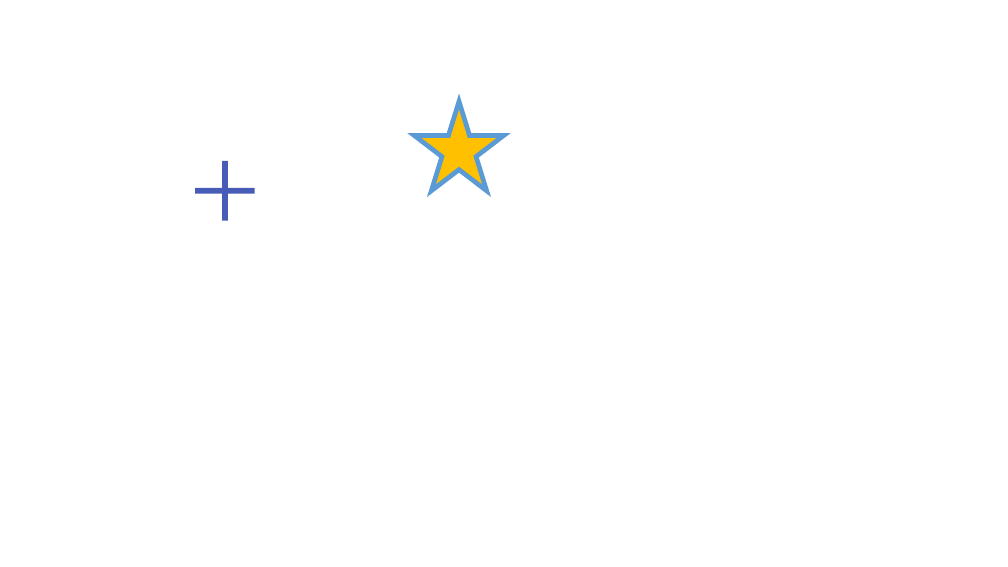
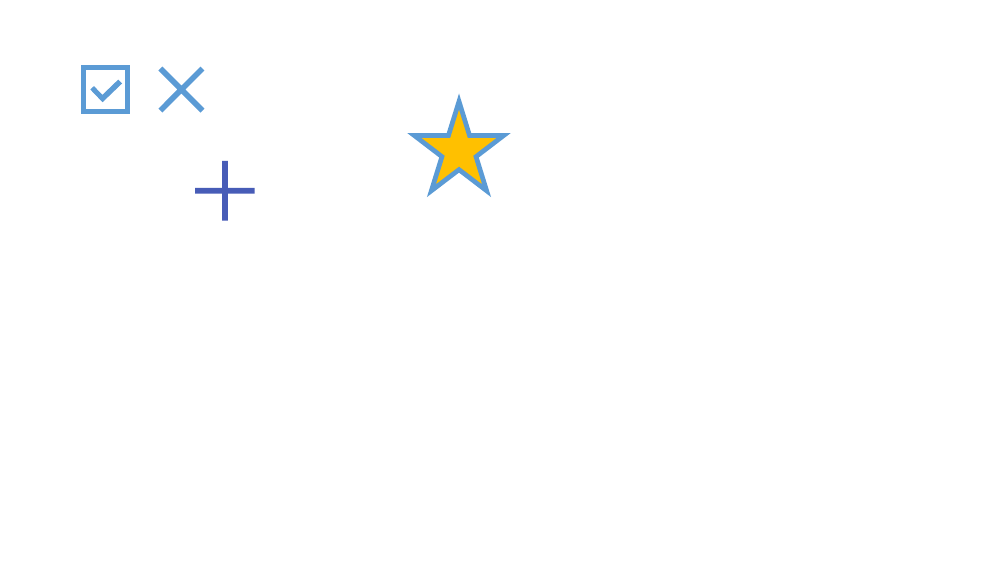
Before and after one commit to AnnaVondrukhova/split-the-check, a slide deck: slide 1 of pics/pics.pptx. Drawn at 1008x567 pixels with LibreOffice and Linux fonts; fonts in the diff are those of the drawing. Boxes give left, top, right and bottom in pixels: in the first picture for what was removed or moved away, otherwise in the second. Text is boxed around its words. In the diff, an @@ line names an element or a change of style, - is before the commit and + after.

```diff
--- a/pics/pics.pptx
+++ b/pics/pics.pptx
@@ plus added at (x1=140, y1=47, x2=224, y2=132), fill #5B9BD5 @@
@@ frame added at (x1=82, y1=66, x2=129, y2=113), fill #5B9BD5, outline #5B9BD5 1 pt @@
@@ corner added at (x1=91, y1=72, x2=121, y2=102), fill #5B9BD5, outline #5B9BD5 1 pt @@
```
Also in this commit, not shown: 16 other files.
